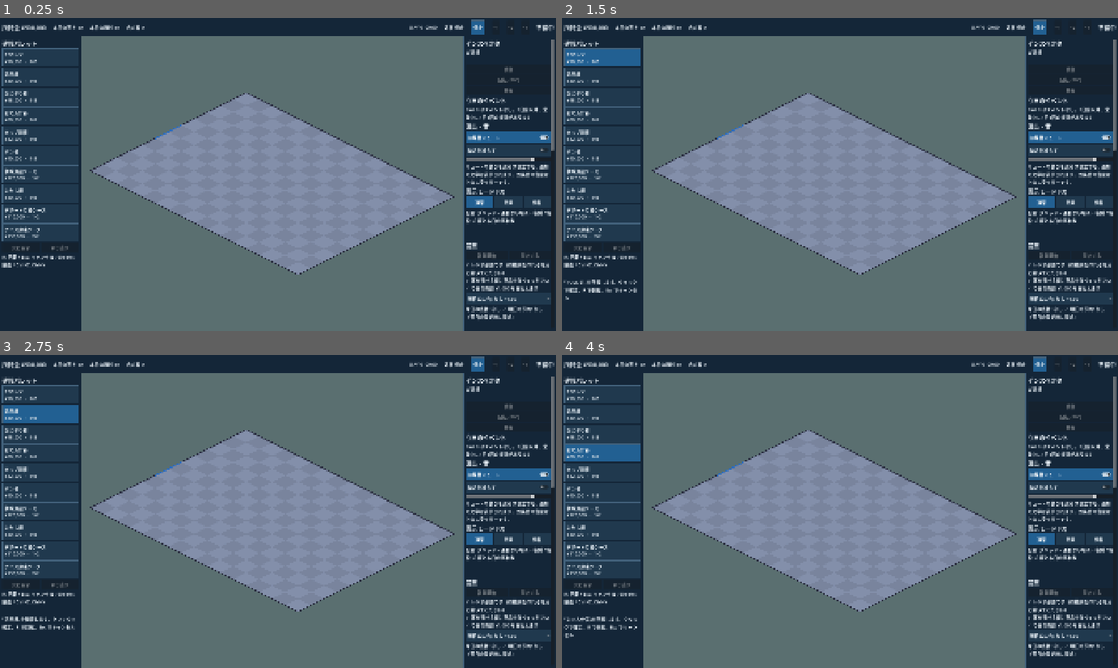
Above: before the commit, frames 1-4 (two rows, left to right).
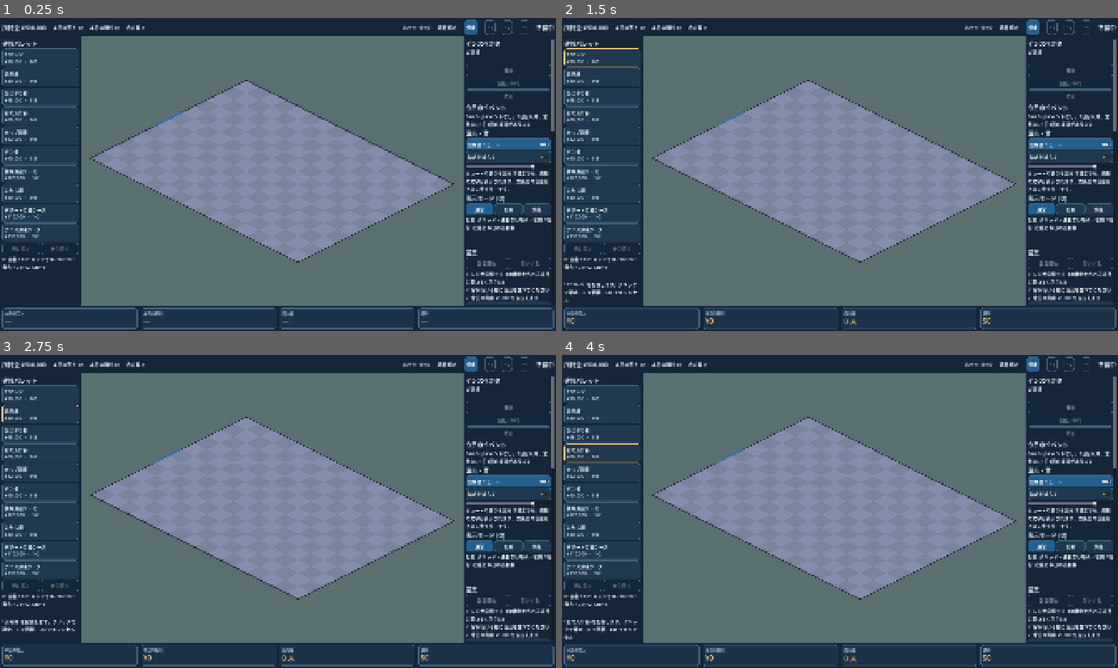
Above: after the commit, the same moments.

Repository: yn217/Convenience_store_Sim
Game: Godot game, scene res://scenes/main/Main.tscn
Same seed, same stepped clock (60 frames per second), same inputs: the game is played once before the commit and once after it.
Inputs:
- Up to frame 1 (0.25 s): no input
- Up to frame 2 (1.5 s): click "停止" at 0.5 s; click "POSレジ ¥90,000 ・ 1×2" at 1.25 s
- Up to frame 3 (2.75 s): click "汎用棚 ¥40,000 ・ 1×2" at 2 s
- Up to frame 4 (4 s): click "おにぎり棚 ¥45,000 ・ 1×2" at 2.75 s; click "おでん什器 ¥60,000 ・ 1×1" at 3.5 s

The runs differ from the first frame. In frame 1, 17% of the frame differs, in the area x 0-100%, y 0-100%; in frame 2, 18%; in frame 3, 18%; in frame 4, 18%.

Commit message:
feat(ui): bottom metric cards and card-style warm theme (#61 GUI part 1)
Co-Authored-By: Claude Sonnet 5.5 <noreply@anthropic.com>

Diff:
--- a/scripts/presentation/game_hud.gd
+++ b/scripts/presentation/game_hud.gd
@@ -55,6 +55,9 @@
 
 
 func apply_snapshot(s: Dictionary) -> void:
+	var metrics := get_node_or_null("../MetricBar")
+	if metrics != null:
+		metrics.apply_snapshot(s)
 	_cash.text = "所持金 " + format_yen(int(s["cash_yen"]))
 	var today: Dictionary = s.get("today", {"revenue_yen": 0, "gross_profit_yen": 0})
 	_sales.text = "本日の売上 " + format_yen(int(today["revenue_yen"]))
--- a/scripts/presentation/main_layout.gd
+++ b/scripts/presentation/main_layout.gd
@@ -16,6 +16,7 @@
 
 func _ready() -> void:
 	theme = UiTheme.build()
+	$Layout.add_child(MetricBar.new())
 	$Layout/TopHUD.custom_minimum_size.y = UiTheme.HUD_HEIGHT
 	_palette.custom_minimum_size.x = UiTheme.PALETTE_WIDTH
 	_inspector.custom_minimum_size.x = UiTheme.INSPECTOR_WIDTH
--- /dev/null
+++ b/scripts/presentation/metric_bar.gd
@@ -0,0 +1,55 @@
+class_name MetricBar
+extends PanelContainer
+## Bottom strip of four metric cards (mockup A): sales, gross profit, customers in store, reputation.
+## Display only; fed by the same snapshot as the top HUD.
+
+const CARDS := [
+	{"id": "sales", "title": "本日の売上"},
+	{"id": "profit", "title": "本日の粗利"},
+	{"id": "customers", "title": "店内客"},
+	{"id": "reputation", "title": "評判"},
+]
+const HEIGHT := 72
+
+var _values: Dictionary = {}
+
+
+func _ready() -> void:
+	name = "MetricBar"
+	custom_minimum_size.y = HEIGHT
+	var row := HBoxContainer.new()
+	row.add_theme_constant_override("separation", 12)
+	add_child(row)
+	for c in CARDS:
+		var card := PanelContainer.new()
+		card.theme_type_variation = &"Card"
+		card.size_flags_horizontal = Control.SIZE_EXPAND_FILL
+		var box := VBoxContainer.new()
+		box.add_theme_constant_override("separation", 0)
+		card.add_child(box)
+		var title := Label.new()
+		title.text = c["title"]
+		title.theme_type_variation = &"CardTitle"
+		box.add_child(title)
+		var value := Label.new()
+		value.theme_type_variation = &"CardValue"
+		value.text = "—"
+		box.add_child(value)
+		row.add_child(card)
+		_values[c["id"]] = value
+
+
+static func texts(s: Dictionary) -> Dictionary:
+	var today: Dictionary = s.get("today", {"revenue_yen": 0, "gross_profit_yen": 0})
+	return {
+		"sales": GameHud.format_yen(int(today["revenue_yen"])),
+		"profit": GameHud.format_yen(int(today["gross_profit_yen"])),
+		"customers": "%d 人" % s.get("customers", []).size(),
+		"reputation": "%d" % int(s.get("reputation", 0)),
+	}
+
+
+func apply_snapshot(s: Dictionary) -> void:
+	var t := texts(s)
+	for id in _values:
+		(_values[id] as Label).text = t[id]
--- a/scripts/presentation/ui_theme.gd
+++ b/scripts/presentation/ui_theme.gd
@@ -9,6 +9,10 @@
 const BRAND_BLUE := Color("226092")
 const TEXT_PRIMARY := Color("edf5fb")
 const TEXT_SECONDARY := Color("adc4d5")
+
+const WARM := Color("ffc873")
+const CARD := Color("1b3248")
+const RADIUS := 8
 
 const HUD_HEIGHT := 64
 const PALETTE_WIDTH := 280
@@ -22,9 +26,23 @@
 static func build() -> Theme:
 	var theme := Theme.new()
 	theme.set_stylebox("panel", "PanelContainer", _box(PANEL))
-	theme.set_stylebox("normal", "Button", _box(PANEL_ELEVATED))
-	theme.set_stylebox("hover", "Button", _box(BRAND_BLUE))
-	theme.set_stylebox("pressed", "Button", _box(BRAND_BLUE))
+	theme.set_stylebox("disabled", "Button", _box(PANEL, 8))
+	var warm_hover := _box(PANEL_ELEVATED, 8)
+	warm_hover.border_color = WARM
+	theme.set_stylebox("hover", "Button", warm_hover)
+	theme.set_stylebox("normal", "Button", _box(PANEL_ELEVATED, 8))
+	theme.set_stylebox("pressed", "Button", _box(BRAND_BLUE, 8))
+	theme.add_type("Card")
+	theme.set_type_variation("Card", "PanelContainer")
+	theme.set_stylebox("panel", "Card", _box(CARD, RADIUS))
+	theme.add_type("CardTitle")
+	theme.set_type_variation("CardTitle", "Label")
+	theme.set_color("font_color", "CardTitle", TEXT_SECONDARY)
+	theme.set_font_size("font_size", "CardTitle", 13)
+	theme.add_type("CardValue")
+	theme.set_type_variation("CardValue", "Label")
+	theme.set_color("font_color", "CardValue", WARM)
+	theme.set_font_size("font_size", "CardValue", 24)
 	theme.set_color("font_color", "Label", TEXT_PRIMARY)
 	theme.set_color("font_color", "Button", TEXT_PRIMARY)
 	theme.set_font_size("font_size", "Label", FONT_BODY)
@@ -32,8 +50,9 @@
 	return theme
 
 
-static func _box(color: Color) -> StyleBoxFlat:
+static func _box(color: Color, radius: int = 0) -> StyleBoxFlat:
 	var b := StyleBoxFlat.new()
+	b.set_corner_radius_all(radius)
 	b.bg_color = color
 	b.border_color = BORDER
 	b.set_border_width_all(1)
--- /dev/null
+++ b/tests/scene/test_metric_bar.gd
@@ -0,0 +1,31 @@
+extends RefCounted
+## Issue #61 (GUI side): the bottom metric cards show the same numbers as the top HUD.
+
+
+func test_metric_texts_from_snapshot(t, _tree) -> void:
+	var s := {"today": {"revenue_yen": 12345, "gross_profit_yen": 4000}, "customers": [1, 2, 3], "reputation": 57}
+	var m := MetricBar.texts(s)
+	t.eq(m["sales"], "¥12,345")
+	t.eq(m["profit"], "¥4,000")
+	t.eq(m["customers"], "3 人")
+	t.eq(m["reputation"], "57")
+	t.eq(MetricBar.texts({})["sales"], "¥0", "empty snapshot is a real zero")
+
+
+func test_cards_follow_the_snapshot_on_the_real_scene(t, tree) -> void:
+	var main: Node = load("res://scenes/main/Main.tscn").instantiate()
+	tree.root.add_child(main)
+	await tree.process_frame
+	await tree.process_frame
+	var bar: MetricBar = main.get_node("Layout/MetricBar")
+	t.eq(bar.get_child(0).get_child_count(), 4, "four cards")
+	var app: Node = main.get_node("AppRoot")
+	app._publish_snapshot()
+	var values: Array = []
+	for card in bar.get_child(0).get_children():
+		values.append((card.get_child(0).get_child(1) as Label).text)
+	t.eq(values[0], "¥0")
+	t.eq(values[2], "0 人")
+	t.eq(main.get_node("Layout/MainArea/BuildPalette").size.x, 280.0, "side panel width unchanged")
+	main.queue_free()
+	await tree.process_frame
Not shown, added: scripts/presentation/metric_bar.gd.uid
Not shown, added: tests/scene/test_metric_bar.gd.uid
Not shown, changed: docs/qa/MOCKUP_ALIGNMENT_TODO.md
